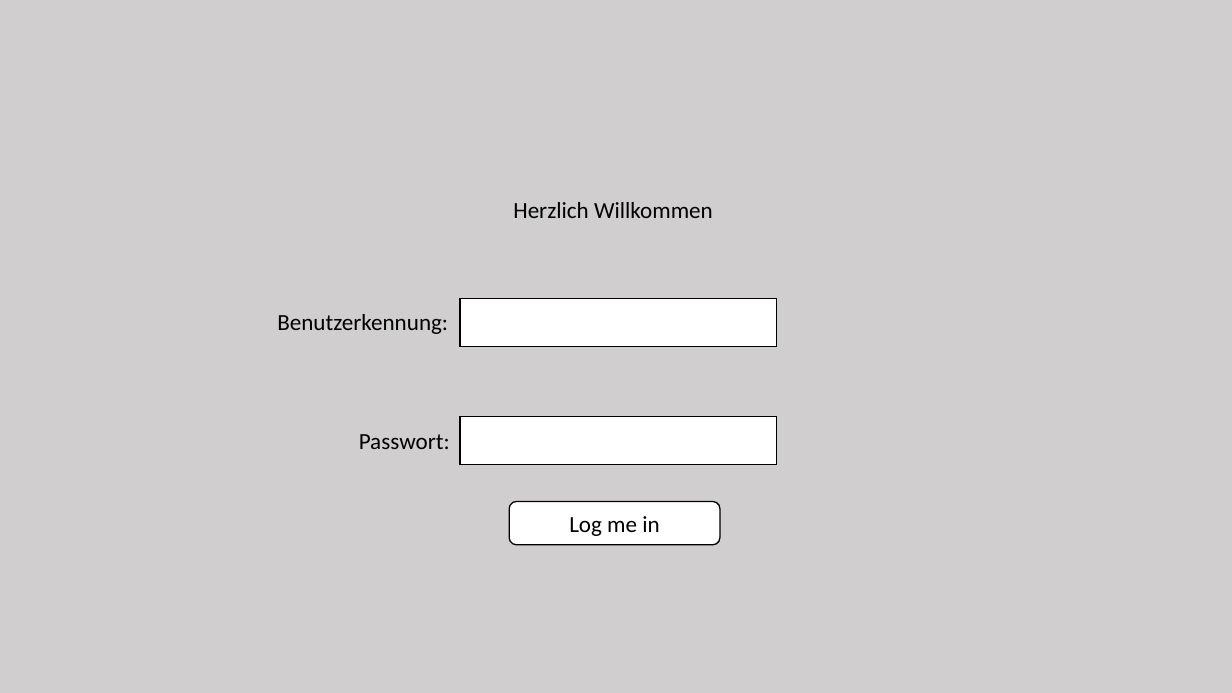
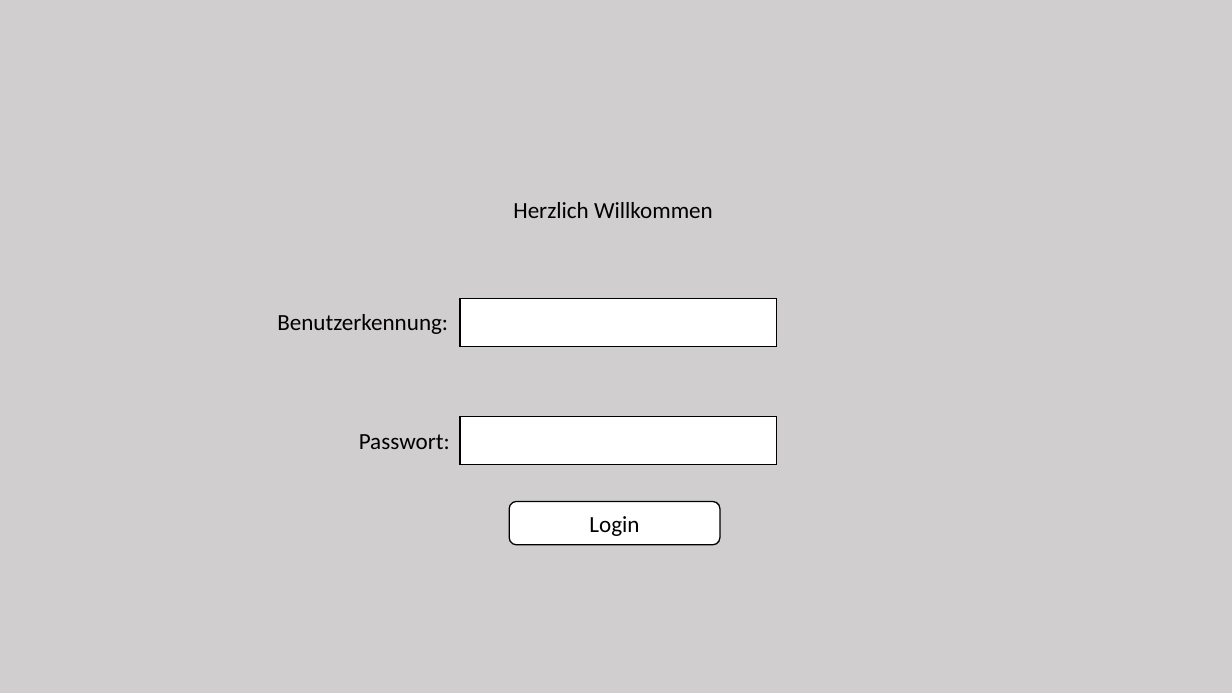
Before and after one commit to Kelevrae/LittleBigPlanet, a slide deck: slide 9 of Techniker Dokus/Mockup Admin.pptx. Drawn at 1232x693 pixels with LibreOffice and Linux fonts; fonts in the diff are those of the drawing; background and template pictures are left out. Boxes give left, top, right and bottom in pixels: in the first picture for what was removed or moved away, otherwise in the second. Text is boxed around its words. In the diff, an @@ line names an element or a change of style, - is before the commit and + after.

```diff
--- a/Techniker Dokus/Mockup Admin.pptx
+++ b/Techniker Dokus/Mockup Admin.pptx
@@ text in rounded rectangle at (589,516,639,536): text changed @@
-Log me in
+Login
```
Also in this commit, not shown: 6 other slides changed, 1 slide added, 1 slide removed, 1 other file.
